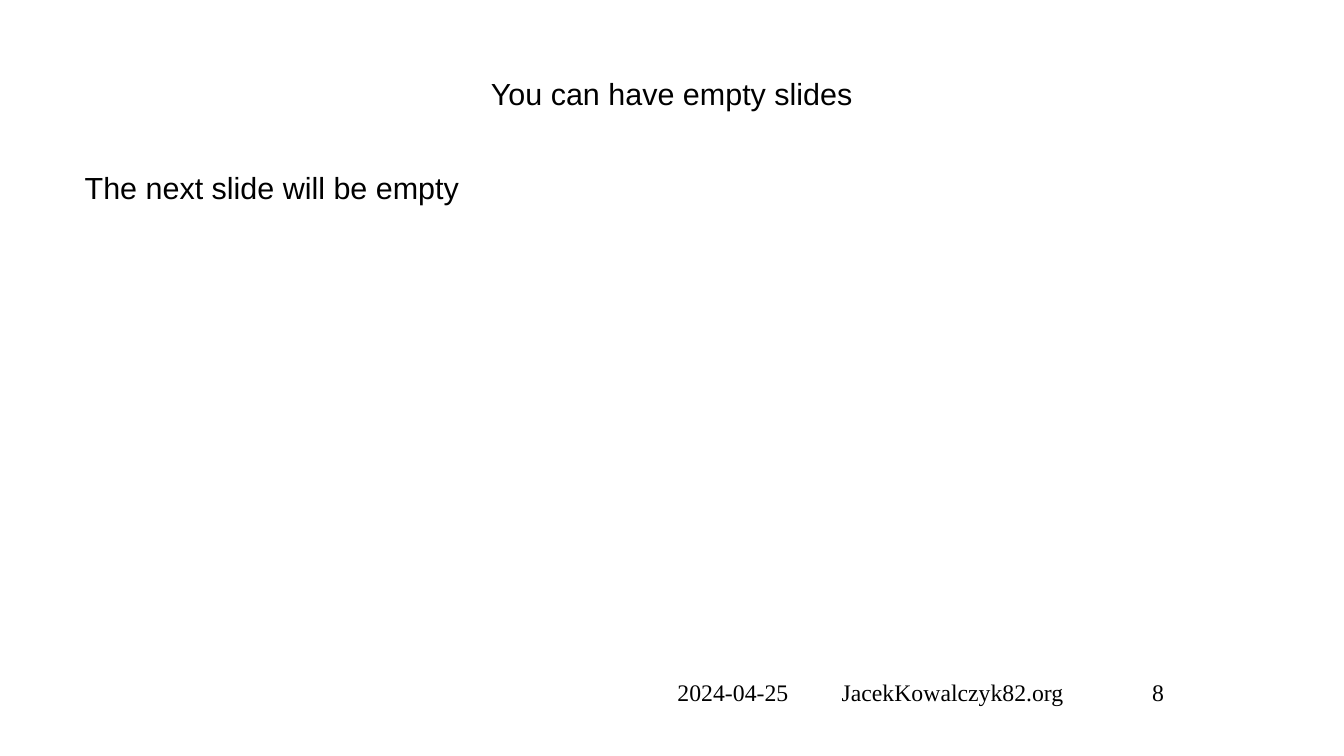
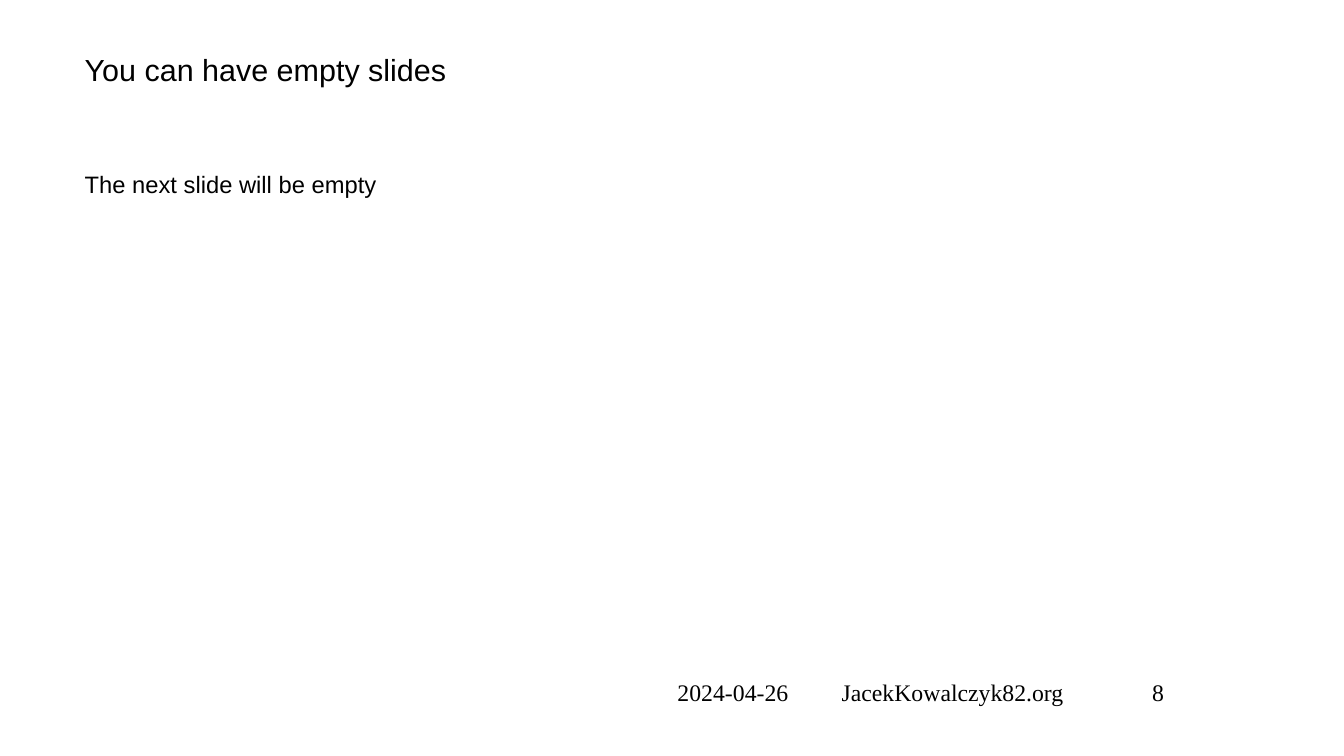
Before and after one commit to jacekkowalczyk82/code-2-present, a slide deck: slide 9 of HowTo-presentation.pptx. Drawn at 1344x756 pixels with LibreOffice and Linux fonts; fonts in the diff are those of the drawing; background and template pictures are left out. Boxes give left, top, right and bottom in pixels: in the first picture for what was removed or moved away, otherwise in the second. Text is boxed around its words. In the diff, an @@ line names an element or a change of style, - is before the commit and + after.

```diff
--- a/HowTo-presentation.pptx
+++ b/HowTo-presentation.pptx
@@ title "You can have empty slides": place and size @@
-title "You can have empty slides" at <box>491,83,852,111</box>
+title "You can have empty slides" at <box>85,59,446,87</box>
@@ title "You can have empty slides" at <box>85,59,446,87</box>: alignment centre to left; vertical alignment middle to top @@
@@ text "The next slide will be ..." at <box>85,175,377,198</box>: size 18 to 14 pt @@
@@ text at <box>677,684,1164,706</box>: text changed @@
-2024-04-25 JacekKowalczyk82.org 8
+2024-04-26 JacekKowalczyk82.org 8
```
Also in this commit, not shown: 7 other slides changed, 8 other files.
